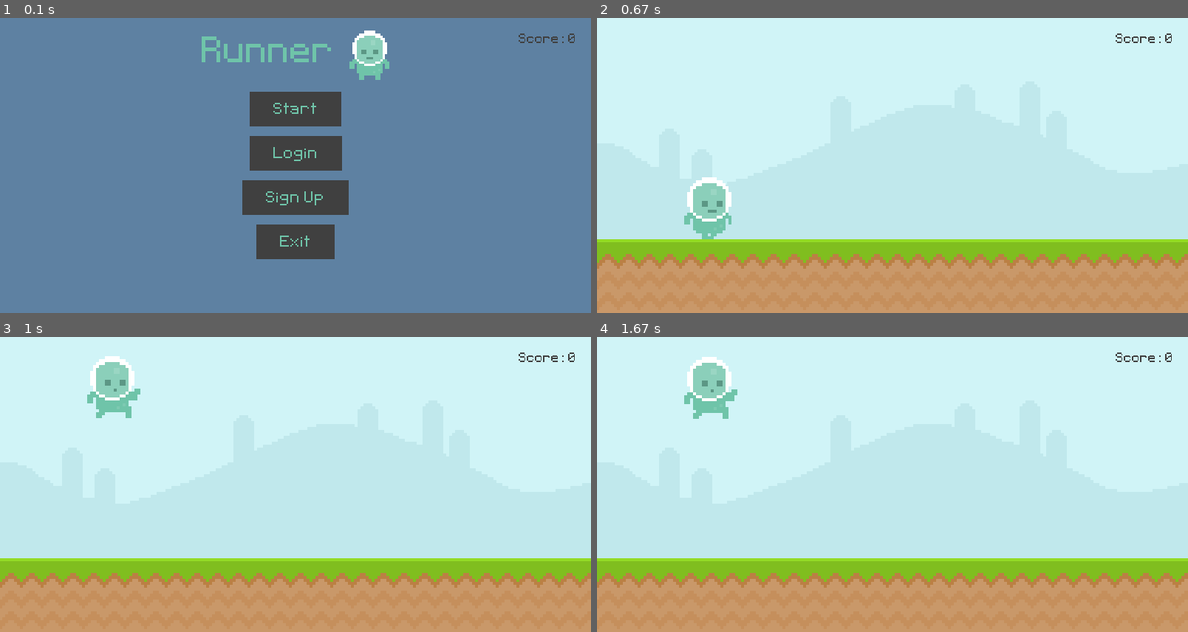
Above: before the commit, frames 1-4 (two rows, left to right).
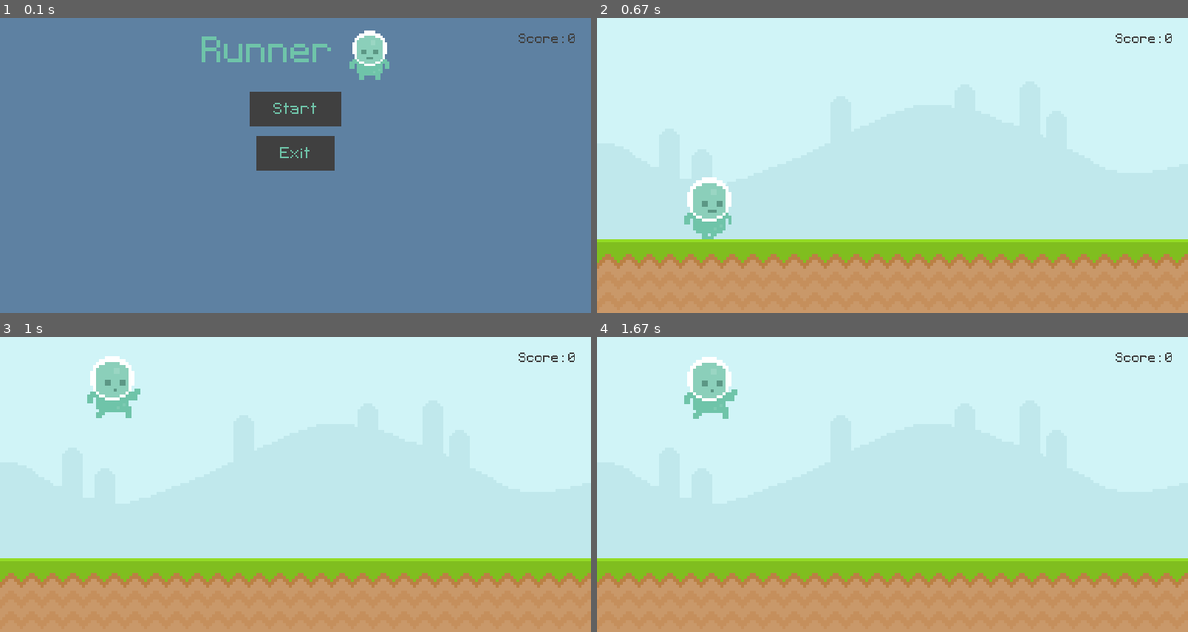
Above: after the commit, the same moments.

Repository: Zain-Khoso/pygame-runner
Game: pygame game, started from main.py
Two runs of this game, one before a commit and one after it. Both use one fixed random seed, a clock stepped at 60 frames per second and the inputs below.
Inputs (mouse positions are in pixels of both pictures, inside the frame that each line leads up to):
- Up to frame 1 (0.1 s): no input
- Up to frame 2 (0.67 s): click (892, 109) at 0.38 s
- Up to frame 3 (1 s): tap Space at 0.67 s
- Up to frame 4 (1.67 s): tap Space at 1.07, 1.37 s

The runs differ from the first frame. In frame 1, 4.1% of the frame differs, in the area x 41-59%, y 40-82%; in frame 2, nothing differs; in frame 3, nothing differs; in frame 4, nothing differs.

Commit message:
fix: Auth buttons removed

Diff:
--- a/game/game.py
+++ b/game/game.py
@@ -93,8 +93,6 @@
                 ("Start" if self.score.get() == 0 else "Restart", self.start_game)
             )
 
-        button_list.append(("Login", self.exit_game))
-        button_list.append(("Sign Up", self.exit_game))
         button_list.append(("Exit", self.exit_game))
 
         self.buttons.empty()
